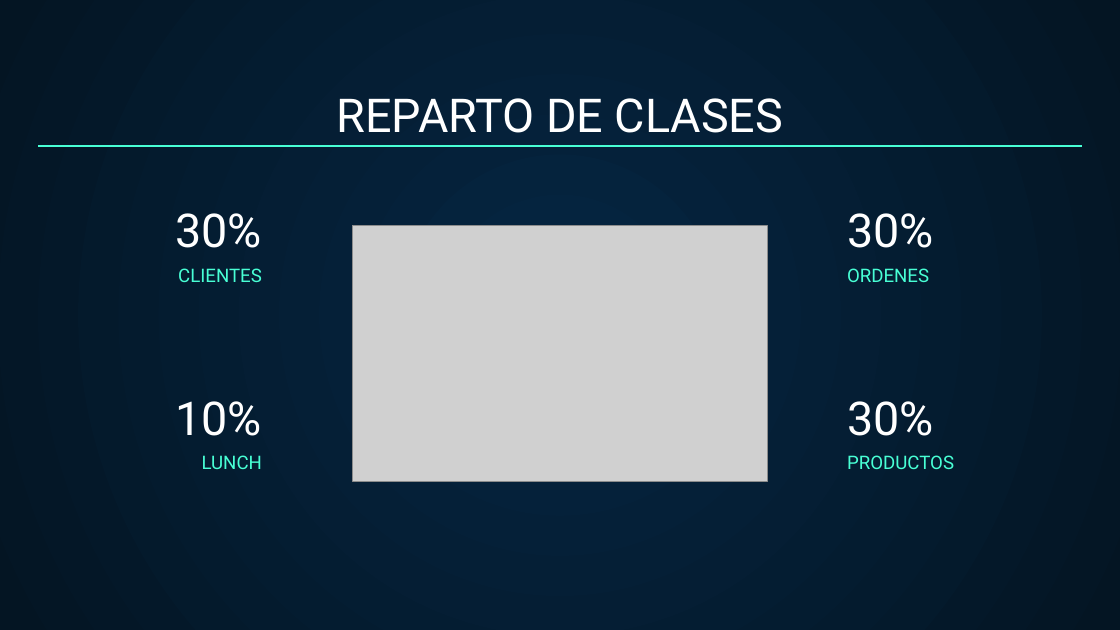
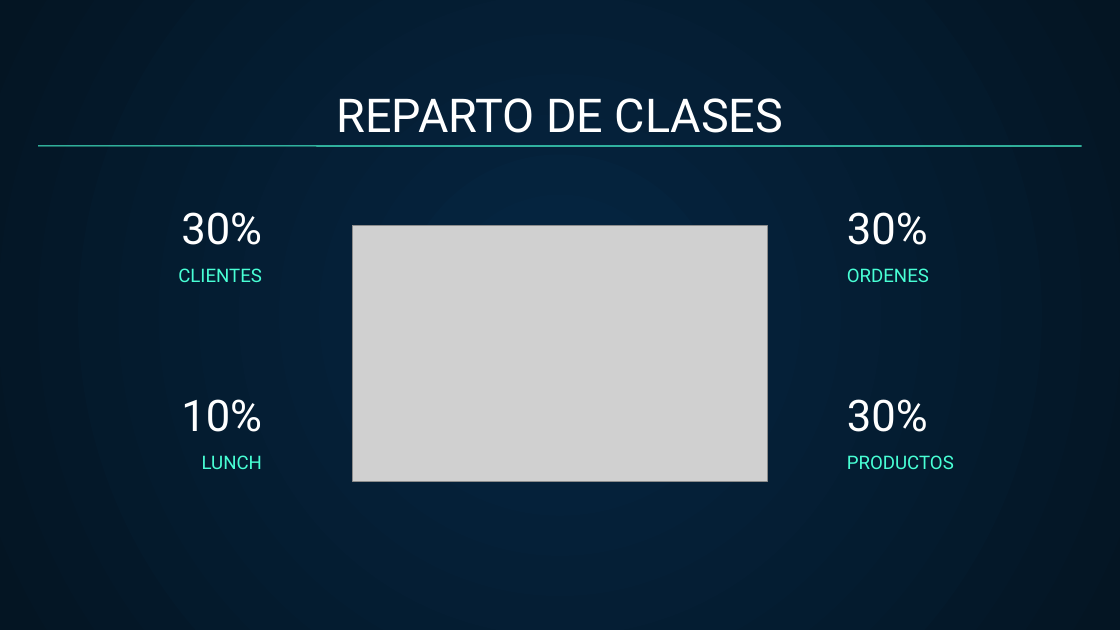
Before and after one commit to Jkinjt/Proyecto, a slide deck: slide 8 of Presentacion.pptx. Drawn at 1120x630 pixels with LibreOffice and Linux fonts; fonts in the diff are those of the drawing; grey boxes stand for pictures. Boxes give left, top, right and bottom in pixels: in the first picture for what was removed or moved away, otherwise in the second. Text is boxed around its words. In the diff, an @@ line names an element or a change of style, - is before the commit and + after.

```diff
--- a/Presentacion.pptx
+++ b/Presentacion.pptx
@@ line removed from (38, 146) to (1082, 146) @@
@@ freeform shape added at <box>38,146,1082,146</box>, outline #48FFD5 0.75 pt @@
@@ size 30 to 28 pt in 4 elements at <box>181,212,262,245</box>, <box>181,399,262,432</box>, <box>847,212,928,245</box>, <box>847,399,928,432</box> @@
```
Also in this commit, not shown: 11 other slides changed, 1 other file.
